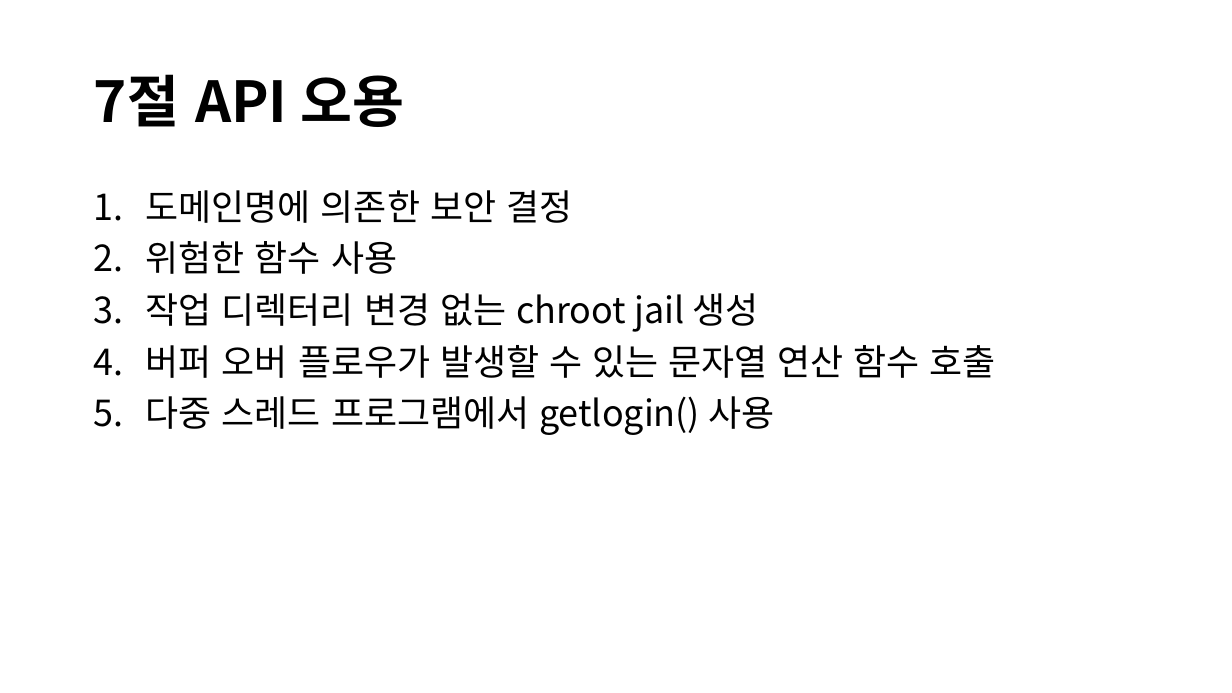
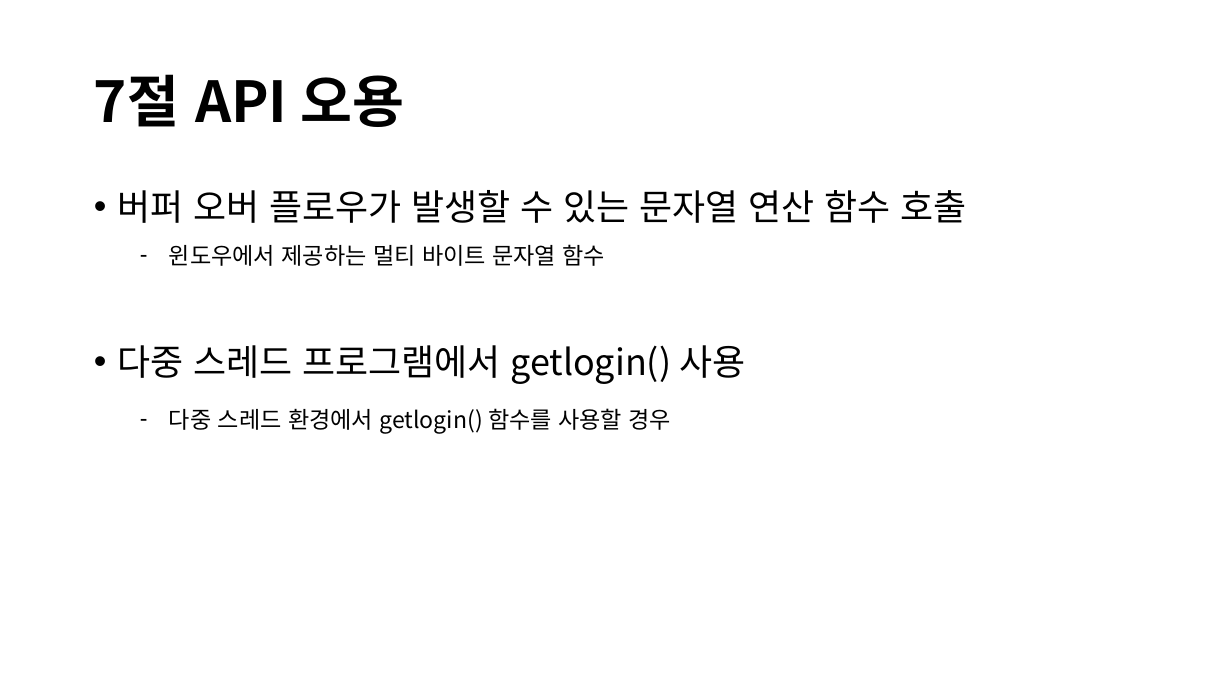
Before and after one commit to Klaxon9718/YUHAN_-security, a slide deck: slide 12 of 발표자료/Secure Coding 발표자료.pptx (slide 10 before the commit). Drawn at 1232x693 pixels with LibreOffice and Linux fonts; fonts in the diff are those of the drawing. Boxes give left, top, right and bottom in pixels: in the first picture for what was removed or moved away, otherwise in the second. Text is boxed around its words. In the diff, an @@ line names an element or a change of style, - is before the commit and + after.

```diff
--- a/발표자료/Secure Coding 발표자료.pptx
+++ b/발표자료/Secure Coding 발표자료.pptx
@@ text "버퍼 오버 플로우가 발생할 수 ..." at (x1=117, y1=190, x2=967, y2=384): bullet 1. to • @@
@@ text at (x1=146, y1=190, x2=758, y2=332): paragraphs removed @@
-1. 도메인명에 의존한 보안 결정
-2. 위험한 함수 사용
-3. 작업 디렉터리 변경 없는 chroot jail 생성
@@ text added at (x1=169, y1=244, x2=605, y2=266), 18 pt, text #000000 @@
+– 윈도우에서 제공하는 멀티 바이트 문자열 함수
@@ text added at (x1=169, y1=408, x2=672, y2=433), 18 pt, text #000000 @@
+– 다중 스레드 환경에서 getlogin() 함수를 사용할 경우
```
Also in this commit, not shown: 4 other slides changed, 2 slides added, 1 other file.
